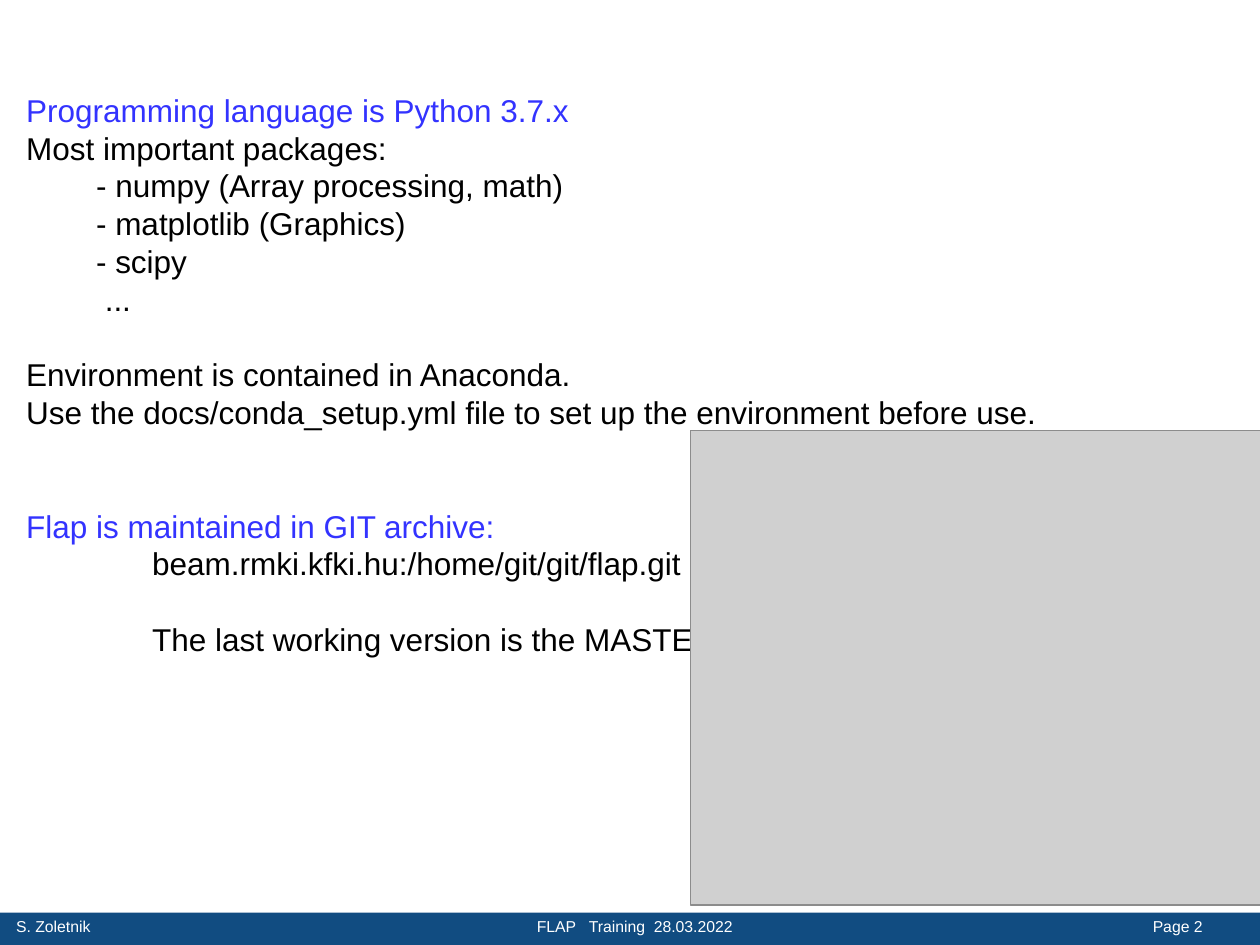
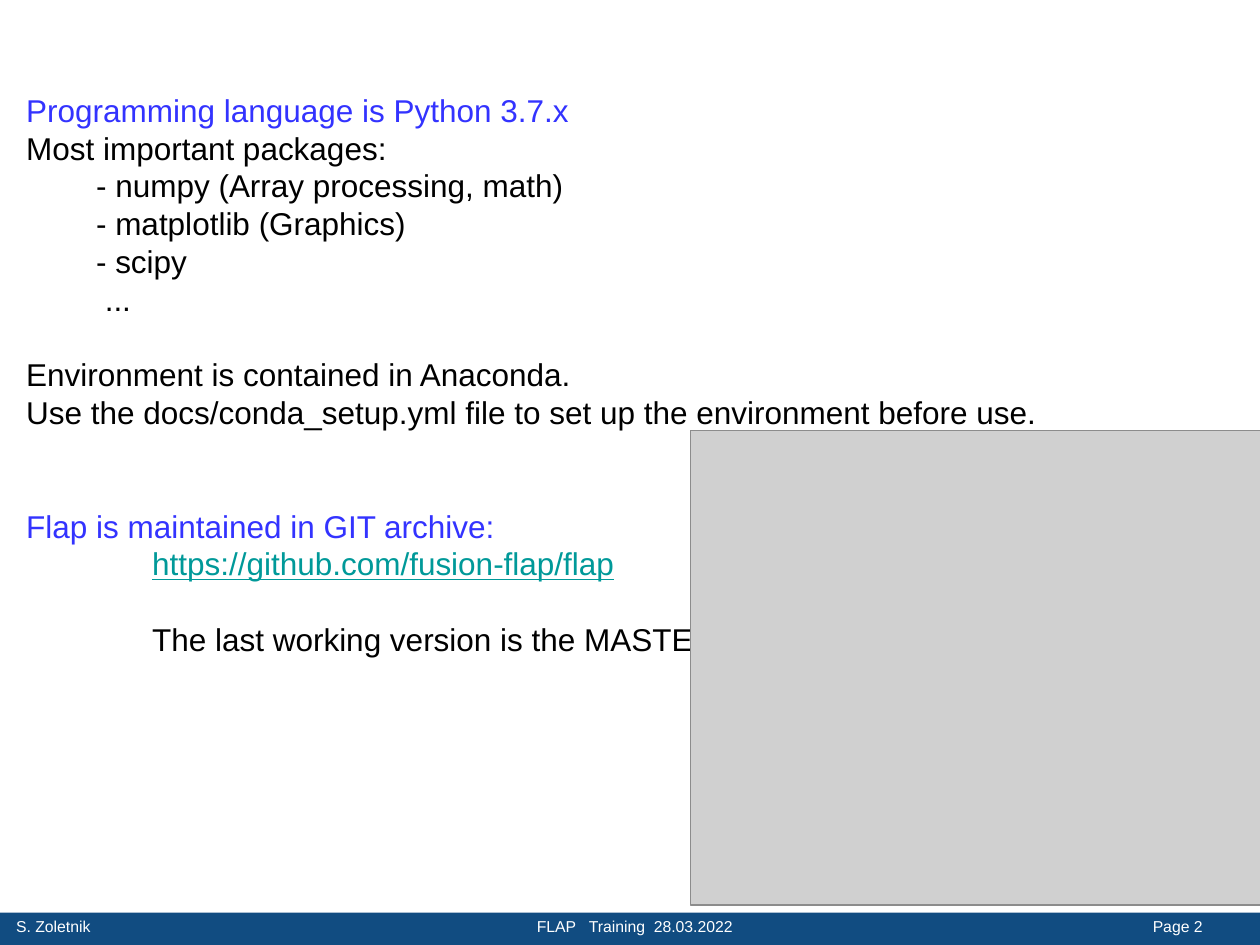
Before and after one commit to fusion-flap/flap, a slide deck: slide 2 of docs/FLAP_Training_20220328.pptx. Drawn at 1260x945 pixels with LibreOffice and Linux fonts; fonts in the diff are those of the drawing; grey boxes stand for pictures; background and template pictures are left out. Boxes give left, top, right and bottom in pixels: in the first picture for what was removed or moved away, otherwise in the second. Text is boxed around its words. In the diff, an @@ line names an element or a change of style, - is before the commit and + after.

```diff
--- a/docs/FLAP_Training_20220328.pptx
+++ b/docs/FLAP_Training_20220328.pptx
@@ text at [152, 552, 614, 581]: text changed; text colour #000000 to #009999 @@
-    beam.rmki.kfki.hu:/home/git/git/flap.git
+    https://github.com/fusion-flap/flap
```
Also in this commit, not shown: 5 other slides changed, 1 other file.
